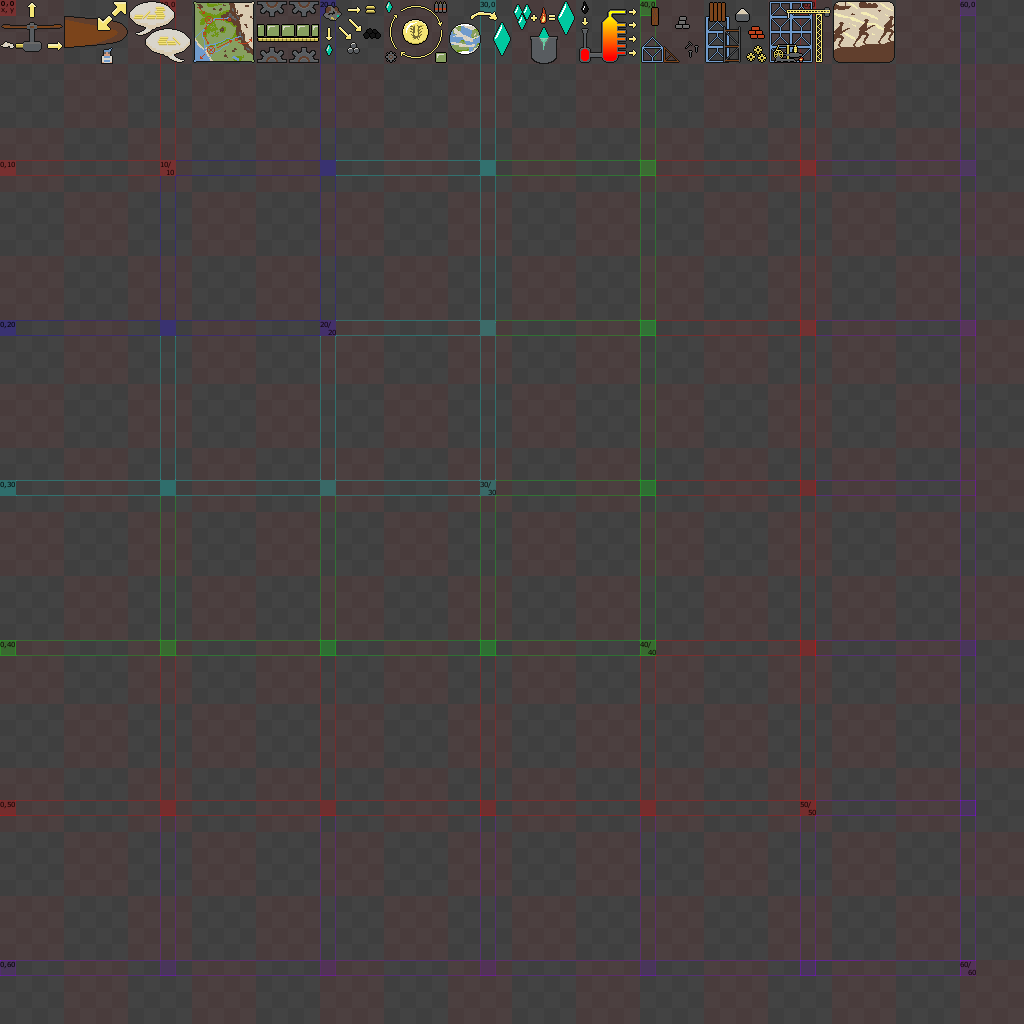
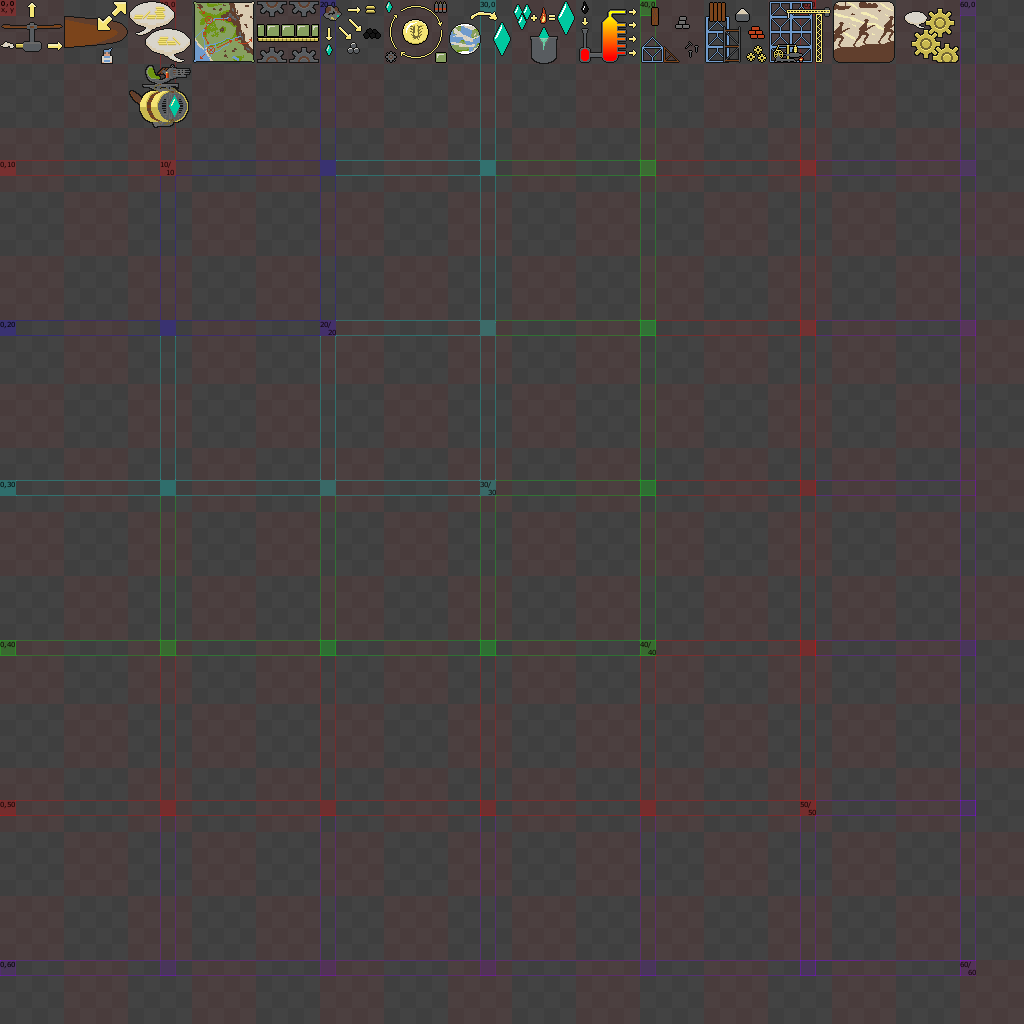
Two versions of the same layered image (1024 x 1024). Layer-by-layer changes:
painted on "higher-plane" over [904, 11, 928, 29]
painted on "grafics_sprtites" over [129, 8, 959, 128]
